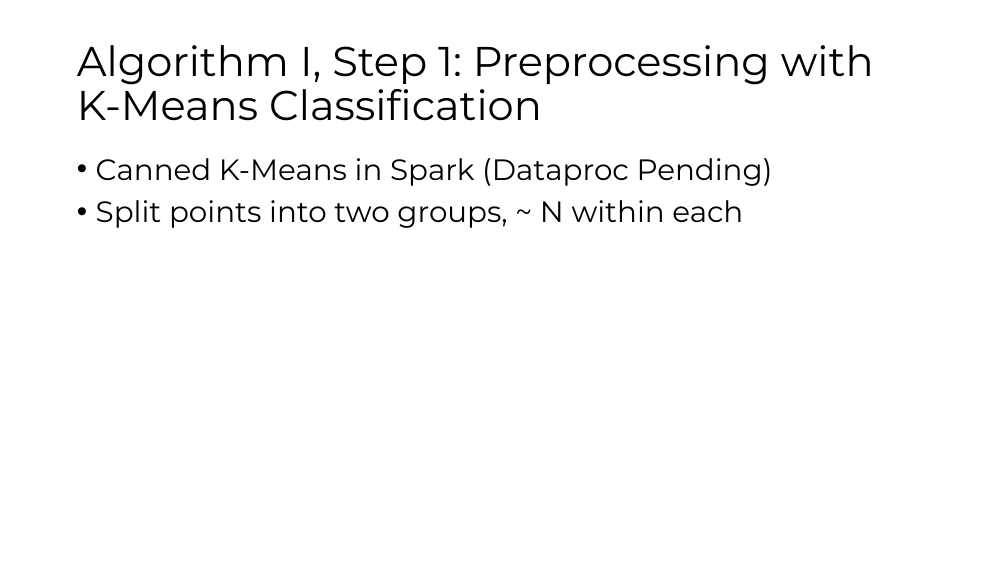
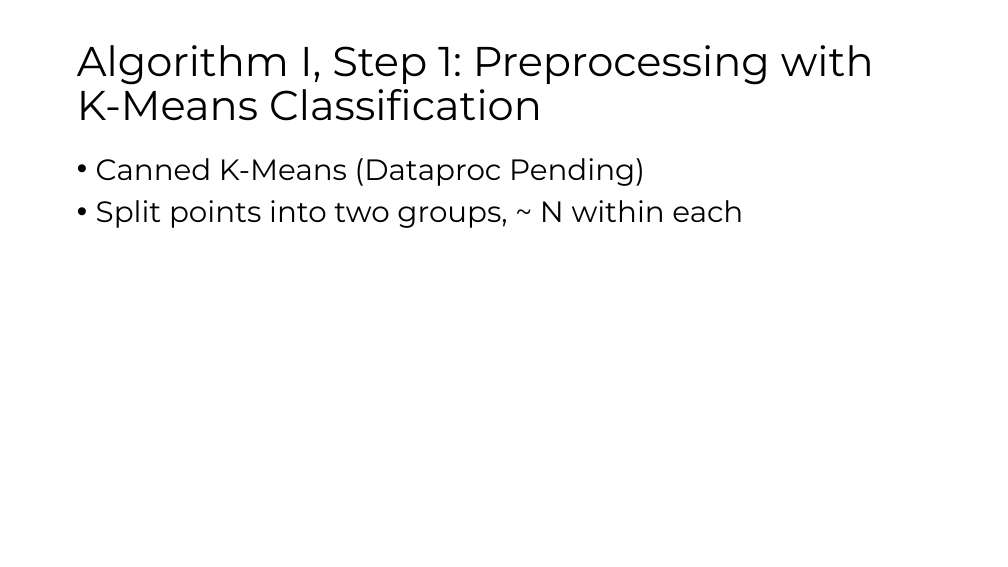
Before and after one commit to ibhojwani/seip_big_data, a slide deck: slide 8 of Presentation.pptx. Drawn at 1008x567 pixels with LibreOffice and Linux fonts; fonts in the diff are those of the drawing. Boxes give left, top, right and bottom in pixels: in the first picture for what was removed or moved away, otherwise in the second. Text is boxed around its words. In the diff, an @@ line names an element or a change of style, - is before the commit and + after.

Commit message:
Presentation Updates

```diff
--- a/Presentation.pptx
+++ b/Presentation.pptx
@@ text at [96,158,645,186]: text changed @@
-• Canned K-Means in Spark (Dataproc Pending)
+• Canned K-Means (Dataproc Pending)
```
Also in this commit, not shown: 1 other slide changed, 1 slide added, 1 other file.
